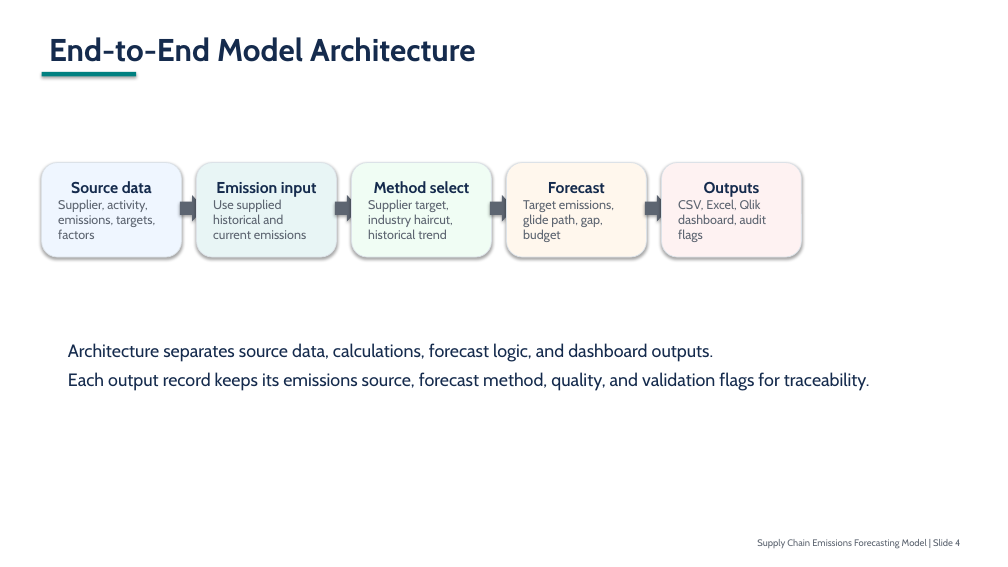
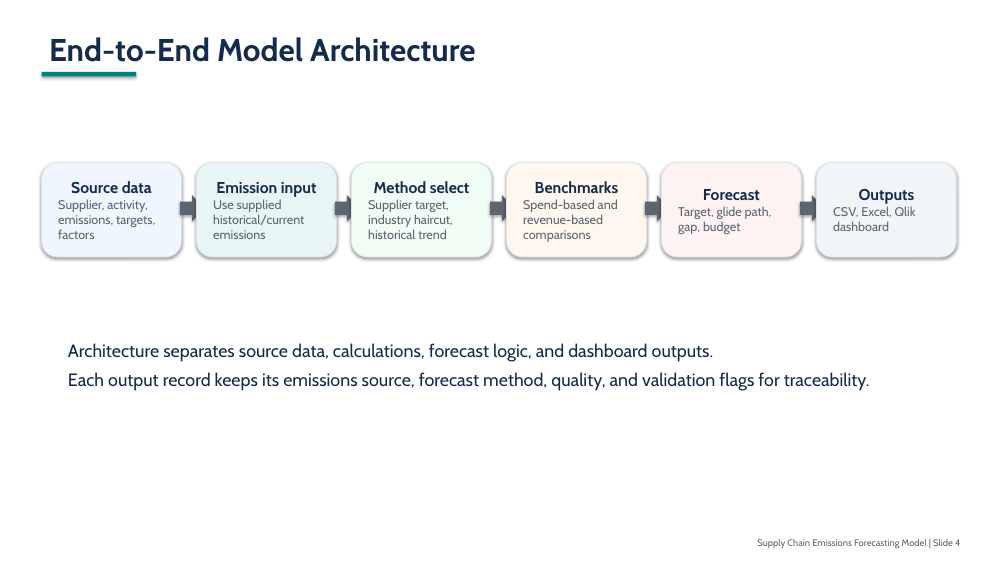
Before and after one commit to rojaraod/FORECAST, a slide deck: slide 4 of docs/supply_chain_emissions_forecasting_20_slide_deck.pptx. Drawn at 1008x567 pixels with LibreOffice and Linux fonts; fonts in the diff are those of the drawing. Boxes give left, top, right and bottom in pixels: in the first picture for what was removed or moved away, otherwise in the second. Text is boxed around its words. In the diff, an @@ line names an element or a change of style, - is before the commit and + after.

```diff
--- a/docs/supply_chain_emissions_forecasting_20_slide_deck.pptx
+++ b/docs/supply_chain_emissions_forecasting_20_slide_deck.pptx
@@ rounded rectangle added at bbox=[817, 163, 957, 257], fill #F2F5F8, outline #DCE2E8 0.75 pt, 12 pt, text #5D6571 @@
+Outputs
+CSV, Excel, Qlik dashboard
@@ text in rounded rectangle at bbox=[213, 199, 304, 239]: text changed @@
-Use supplied historical and current emissions
+Use supplied historical/current emissions
@@ text in rounded rectangle at bbox=[523, 181, 619, 242]: text changed @@
-Forecast
-Target emissions, glide path, gap, budget
+Benchmarks
+Spend-based and revenue-based comparisons
@@ text in rounded rectangle at bbox=[678, 189, 772, 234]: text changed @@
-Outputs
-CSV, Excel, Qlik dashboard, audit flags
+Forecast
+Target, glide path, gap, budget
@@ right arrow added at bbox=[800, 195, 824, 222], fill #5D6571 @@
```
Also in this commit, not shown: 5 other slides changed, 9 other files.
